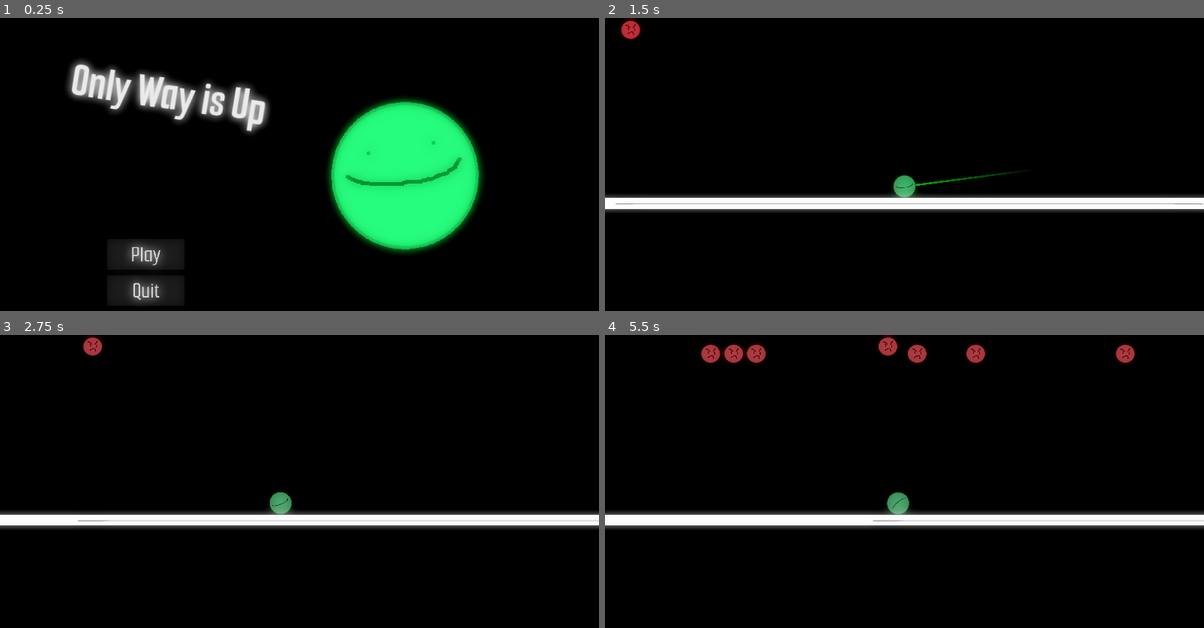
Above: before the commit, frames 1-4 (two rows, left to right).
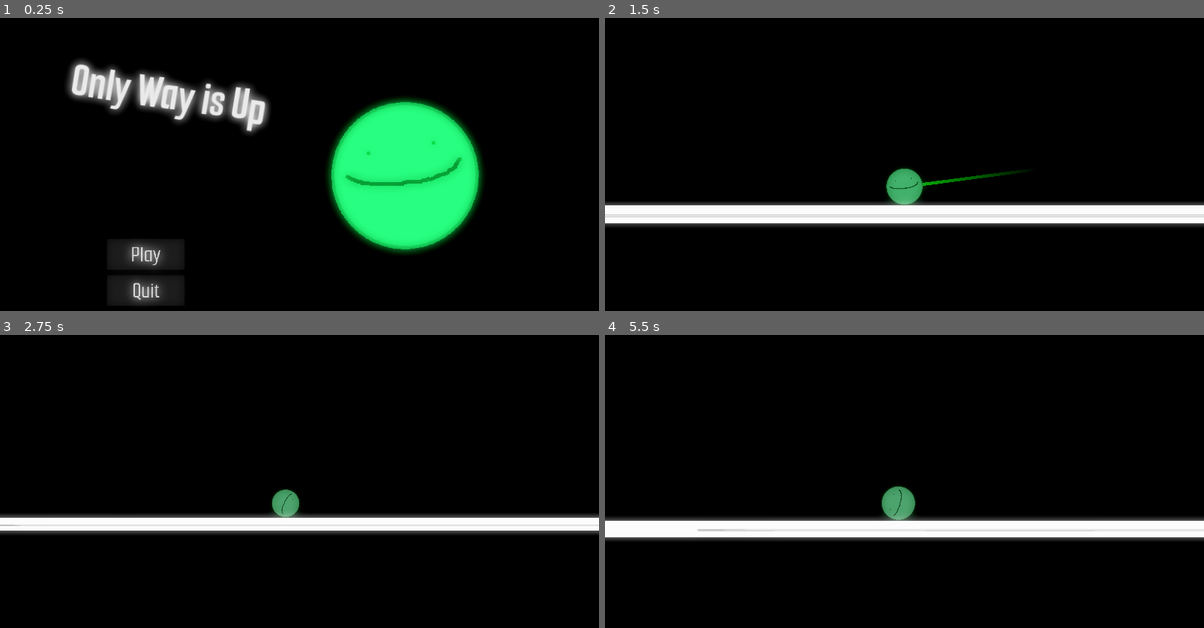
Above: after the commit, the same moments.

Repository: ai43184-school/School-project
Game: Godot game, scene res://Scenes/main_menu.tscn
The game is run twice, just before and just after one commit, with the same random seed, the same clock (stepped at 60 frames per second) and the same inputs.
Inputs (mouse positions are in pixels of both pictures, inside the frame that each line leads up to):
- Up to frame 1 (0.25 s): no input
- Up to frame 2 (1.5 s): click "Play" at 0.5 s; move the mouse to (1036, 170) at 1.27 s; press the mouse at (1036, 170) at 1.28 s
- Up to frame 3 (2.75 s): tap Enter at 2 s; move the mouse to (179, 519) at 2.02 s; release the mouse at (179, 519) at 2.03 s; click (179, 519) at 2.1 s
- Up to frame 4 (5.5 s): move the mouse to (964, 428) at 2.77 s; press the mouse at (964, 428) at 2.78 s; move the mouse to (874, 569) at 3.52 s; release the mouse at (874, 569) at 3.53 s; click (874, 569) at 3.6 s; move the mouse to (1084, 554) at 4.27 s; press the mouse at (1084, 554) at 4.28 s; move the mouse to (724, 452) at 5.02 s; release the mouse at (724, 452) at 5.03 s; click (724, 452) at 5.1 s

The runs differ from the first frame. In frame 2, 10% of the frame differs, in the area x 0-100%, y 0-72%; in frame 3, 6.2%; in frame 4, 9.9%.

Commit message:
Camera and spike enemy

Diff:
--- a/only-way-is-up/Scenes/Enemy1.tscn
+++ b/only-way-is-up/Scenes/Enemy1.tscn
@@ -1,10 +1,38 @@
-[gd_scene load_steps=4 format=3 uid="uid://cvy4p4jgamrb8"]
+[gd_scene load_steps=8 format=3 uid="uid://cvy4p4jgamrb8"]
 
 [ext_resource type="Script" path="res://Scripts/enemy_1.gd" id="1_0sjbo"]
 [ext_resource type="Texture2D" uid="uid://cgo2maw5iso8n" path="res://Assets/enemy1.png" id="1_bwp4a"]
+[ext_resource type="Texture2D" uid="uid://cxuw62yf4s3bf" path="res://Assets/spike.png" id="3_keke5"]
 
 [sub_resource type="CircleShape2D" id="CircleShape2D_pakhj"]
 radius = 107.005
+
+[sub_resource type="AtlasTexture" id="AtlasTexture_i4uuu"]
+atlas = ExtResource("3_keke5")
+region = Rect2(0, 0, 206, 211)
+
+[sub_resource type="AtlasTexture" id="AtlasTexture_2h34k"]
+atlas = ExtResource("1_bwp4a")
+region = Rect2(0, 0, 206, 211)
+
+[sub_resource type="SpriteFrames" id="SpriteFrames_qi382"]
+animations = [{
+"frames": [{
+"duration": 1.0,
+"texture": SubResource("AtlasTexture_i4uuu")
+}],
+"loop": true,
+"name": &"Spike",
+"speed": 5.0
+}, {
+"frames": [{
+"duration": 1.0,
+"texture": SubResource("AtlasTexture_2h34k")
+}],
+"loop": true,
+"name": &"default",
+"speed": 5.0
+}]
 
 [node name="Enemy" type="Area2D" node_paths=PackedStringArray("death_timer", "particles", "sprite") groups=["Enemy"]]
 scale = Vector2(0.5, 0.5)
@@ -16,8 +44,9 @@
 [node name="CollisionShape2D" type="CollisionShape2D" parent="."]
 shape = SubResource("CircleShape2D_pakhj")
 
-[node name="Sprite2D" type="Sprite2D" parent="."]
-texture = ExtResource("1_bwp4a")
+[node name="Sprite2D" type="AnimatedSprite2D" parent="."]
+sprite_frames = SubResource("SpriteFrames_qi382")
+animation = &"Spike"
 
 [node name="CPUParticles2D" type="CPUParticles2D" parent="."]
 visible = false
--- a/only-way-is-up/Scenes/main.tscn
+++ b/only-way-is-up/Scenes/main.tscn
@@ -54,7 +54,7 @@
 environment = NodePath("../WorldEnvironment")
 
 [node name="Camera2D2" type="Camera2D" parent="Player" node_paths=PackedStringArray("player")]
-zoom = Vector2(0.6, 0.6)
+zoom = Vector2(0.7, 0.7)
 position_smoothing_enabled = true
 script = ExtResource("4_ddl6d")
 player = NodePath("..")
--- a/only-way-is-up/Scenes/main_menu.tscn
+++ b/only-way-is-up/Scenes/main_menu.tscn
@@ -34,8 +34,8 @@
 background_mode = 3
 background_canvas_max_layer = 1
 glow_enabled = true
-glow_intensity = 1.22
-glow_strength = 0.98
+glow_intensity = 1.3
+glow_strength = 1.27
 glow_bloom = 1.0
 fog_enabled = true
 fog_mode = 1
--- a/only-way-is-up/Scripts/camera.gd
+++ b/only-way-is-up/Scripts/camera.gd
@@ -2,30 +2,22 @@
 
 @export var player: RigidBody2D
 
-var speed: float = 0.1
-var velSpeed: Vector2
+var velocity: Vector2
+var speed
+var max_speed: float = 1000.0
+var defaultZoom: float = 1.0
+var maxZoom: float = 0.3
+var zoom_speed = 5.0
 
-var defaultZoom: float = 7
-var zoomSpeed: float = 0.2
-var velZoom: float
 
-var hieght: float = 0
+func _process(delta: float) -> void:
+	velocity = player.linear_velocity
+	speed = velocity.length()
+	var target_zoom_val = remap(speed, 0, max_speed, defaultZoom, maxZoom)
 
-var yMin: float = 0
+	target_zoom_val = clamp(target_zoom_val, maxZoom, defaultZoom)
 
-var instance: Node
+	var target_zoom_vec = Vector2(target_zoom_val, target_zoom_val)
+	zoom = zoom.lerp(target_zoom_vec, zoom_speed * delta)
 
-func _ready():
-	instance = self
-
-func _process(delta):
-	position = Vector2((lerp(position, player.position, velSpeed)))
-
-	var desiredZoom: float = defaultZoom + position.distance_to(player.position)
-	if (desiredZoom > 180):
-		desiredZoom = 180
-
-	zoom = lerp(zoom, Vector2(desiredZoom, position.y), velZoom)
-
-	if (position.y < yMin):
-		position = Vector2(position.x, yMin)
+	print(velocity)
--- a/only-way-is-up/Scripts/enemy_1.gd
+++ b/only-way-is-up/Scripts/enemy_1.gd
@@ -2,18 +2,31 @@
 
 @export var death_timer: Timer
 @export var particles: CPUParticles2D
-@export var sprite: Sprite2D
+@export var sprite: AnimatedSprite2D
+var enemy_type
 
+var enemies = ["enemy", "spike"]
+
+func _ready() -> void:
+	enemy_type = enemies.pick_random()
+	if enemy_type == "enemy":
+		sprite.animation = "default"
+	if enemy_type == "spike":
+		sprite.animation = "Spike"
 
 func _on_body_entered(body: Node2D) -> void:
 	if body.is_in_group("Player"):
-		death_timer.start()
-		$CollisionShape2D.queue_free()
-		GameManager.enemydeath.emit(1)
-		GameManager.can_launch = true
-		sprite.visible = false
-		particles.restart()
-		particles.visible = true
+		if enemy_type == "enemy":
+			death_timer.start()
+			$CollisionShape2D.queue_free()
+			GameManager.enemydeath.emit(1)
+			GameManager.can_launch = true
+			sprite.visible = false
+			particles.restart()
+			particles.visible = true
+
+		if enemy_type == "spike":
+			body.queue_free()
 
 
 func _on_area_entered(area: Area2D) -> void:
--- a/only-way-is-up/Scripts/player.gd
+++ b/only-way-is-up/Scripts/player.gd
@@ -30,7 +30,7 @@
 	var pos_to_spawn_enemy: Vector2 = Vector2(x_pos, distance)
 
 	enemy_to_spawn.position = pos_to_spawn_enemy
-	print("Spawning enemy at: ", pos_to_spawn_enemy)
+	#print("Spawning enemy at: ", pos_to_spawn_enemy)
 
 	get_parent().add_child(enemy_to_spawn)
 
Binary file removed: only-way-is-up/Assets/enemy2.png
Binary file added: only-way-is-up/Assets/spike.png
Not shown, changed: only-way-is-up/Assets/spike.png.import
